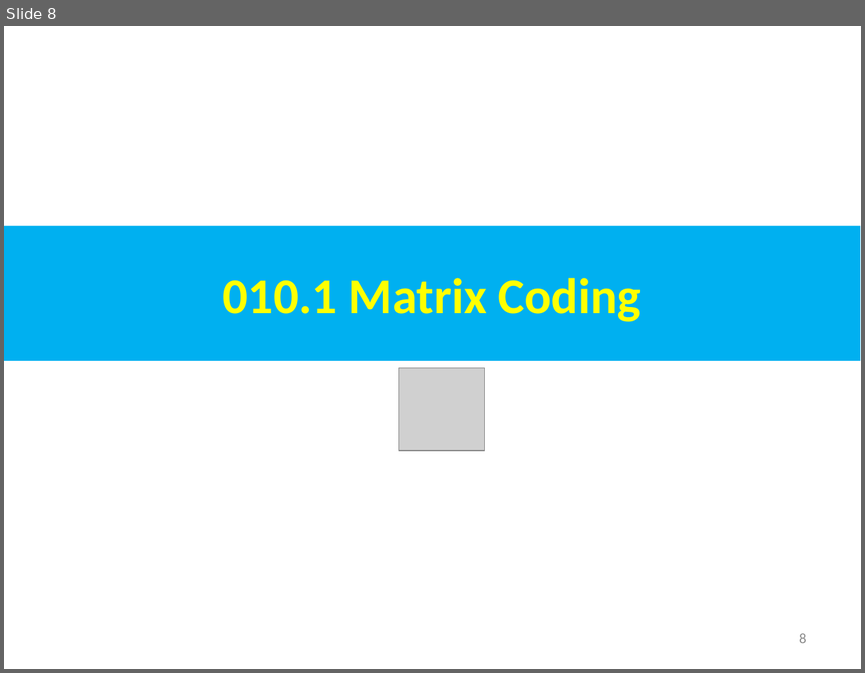
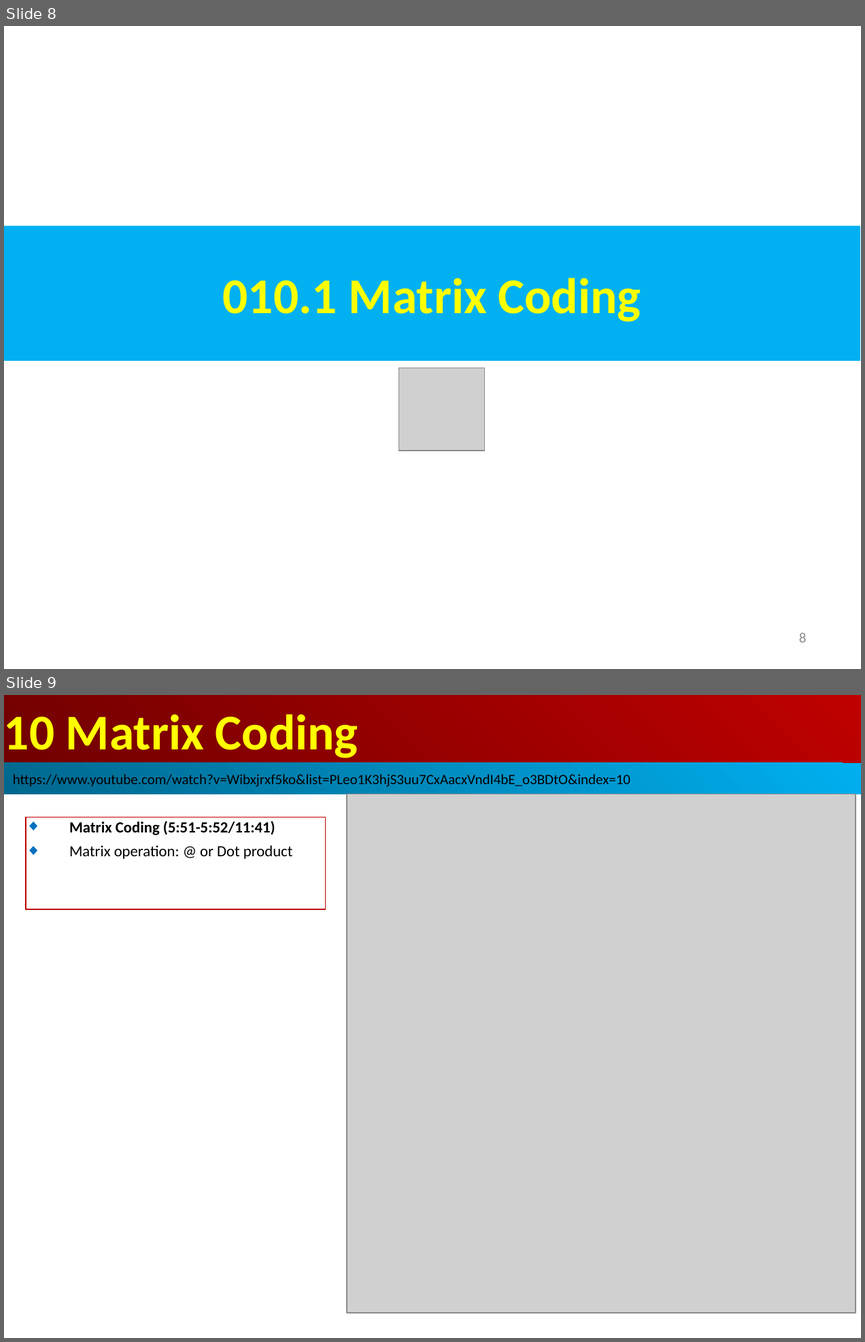
Before and after one commit to peterhchen/AIU_CS512_DL, a slide deck: 000_Lecture_Project/week02/01_Lecture/10_Matrix.ppt. Shown one above the other, each under a label of ours: slide 8 before the commit, slides 8 and 9 after it. The pictures are 865x673 and 865x1342 pixels, drawn with LibreOffice and Linux fonts; fonts in the diff are those of the drawing; grey boxes stand for pictures. Boxes give left, top, right and bottom in pixels: in the first picture for what was removed or moved away, otherwise in the second. Text is boxed around its words. In the diff, an @@ line names an element or a change of style, - is before the commit and + after.

Commit message:
Matrix @ vs. *
Matrix @ (dot product) vs. * (element-to-element multiplication)

```diff
--- a/000_Lecture_Project/week02/01_Lecture/10_Matrix.ppt
+++ b/000_Lecture_Project/week02/01_Lecture/10_Matrix.ppt
@@ slide 9 added at (4, 695, 861, 1338), background #FFFFFF @@
@@ rectangle added at (4, 695, 861, 764), fill gradient #BF0000 to #710000, 42 pt, text #FFFF00, bold @@
+10 Matrix Coding
@@ rectangle added at (4, 763, 861, 794), fill gradient #00AFEF to #00688E, 12 pt, text #000000 @@
+https://www.youtube.com/watch?v=Wibxjrxf5ko&list=PLeo1K3hjS3uu7CxAacxVndI4bE_o3BDtO&index=10
@@ picture added at (347, 794, 855, 1312) @@
@@ rectangle added at (26, 817, 325, 909), outline #C00000 0.74 pt, 13 pt, text #000000, bold @@
+◆ Matrix Coding (5:51-5:52/11:41)
+◆ Matrix operation: @ or Dot product
@@ page number added at (800, 1312, 807, 1316), 12 pt, text #8B8B8B @@
+9
```
Also in this commit, not shown: 1 slide changed, 1 other slide added.
